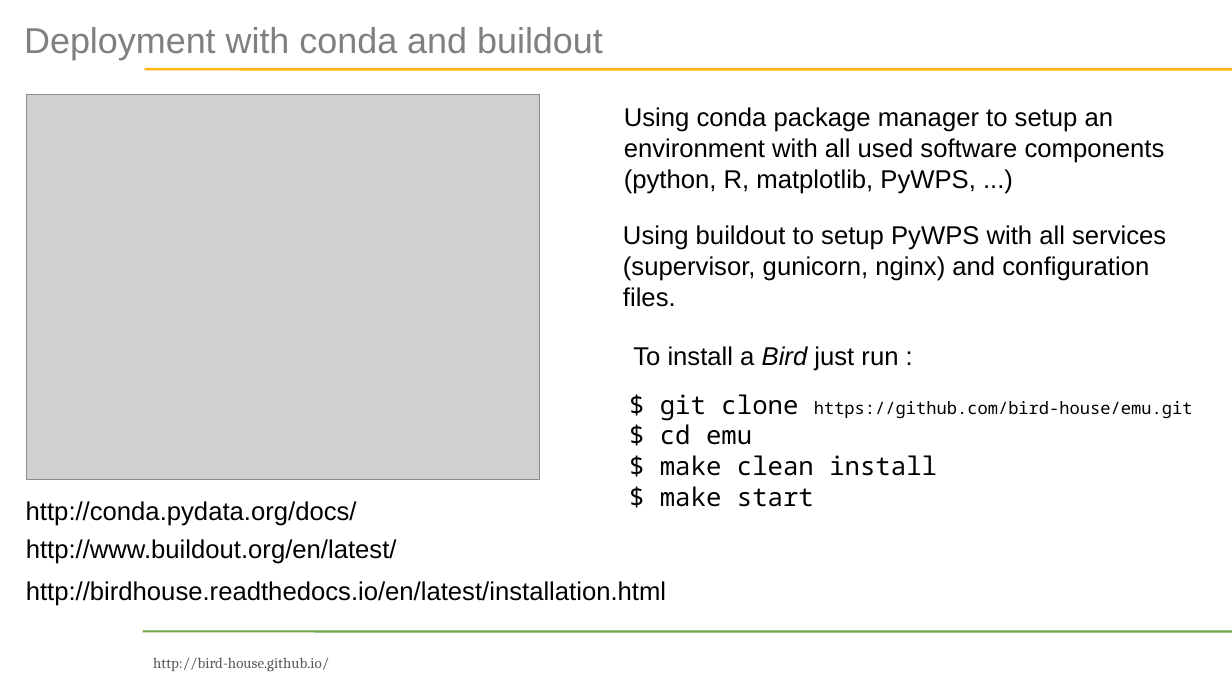
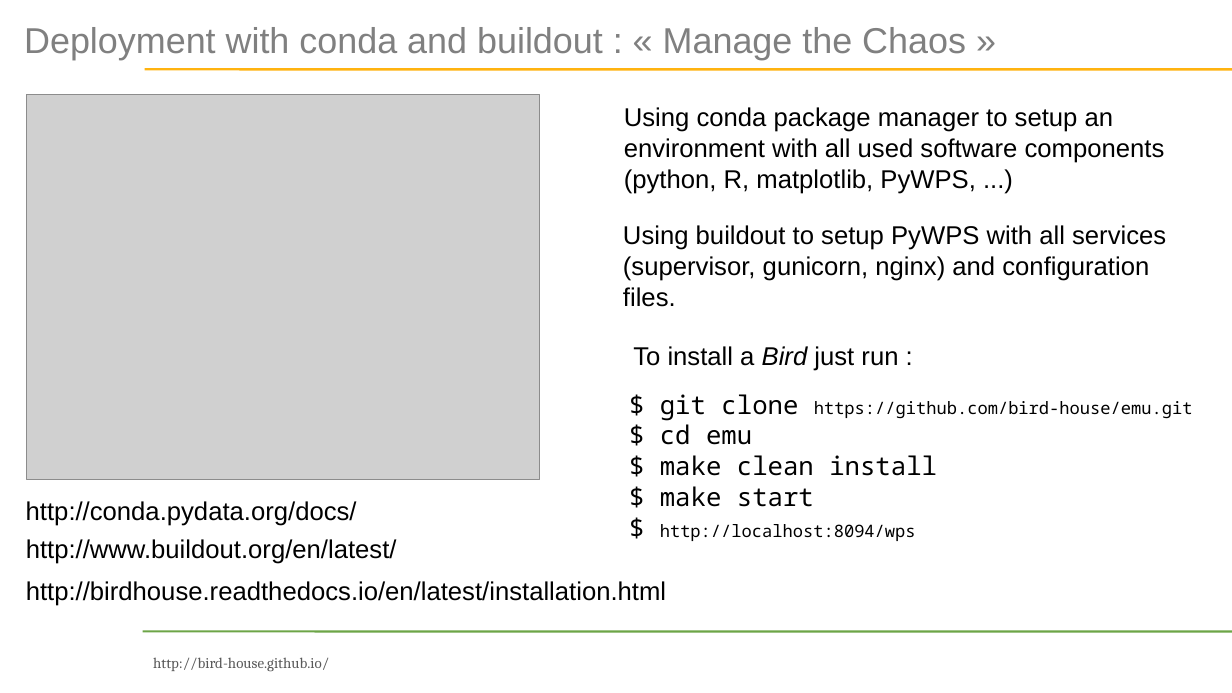
Before and after one commit to bird-house/birdhouse-docs, a slide deck: slide 10 of slides/birdhouse-esgf-f2f-2016/birdhouse-esgf-f2f-2016.odp. Drawn at 1232x693 pixels with LibreOffice and Linux fonts; fonts in the diff are those of the drawing; grey boxes stand for pictures; background and template pictures are left out. Boxes give left, top, right and bottom in pixels: in the first picture for what was removed or moved away, otherwise in the second. Text is boxed around its words. In the diff, an @@ line names an element or a change of style, - is before the commit and + after.

Commit message:
minor changes on slides

```diff
--- a/slides/birdhouse-esgf-f2f-2016/birdhouse-esgf-f2f-2016.odp
+++ b/slides/birdhouse-esgf-f2f-2016/birdhouse-esgf-f2f-2016.odp
@@ text at bbox=[24, 27, 966, 60]: text changed @@
-Deployment with conda and buildout
+Deployment with conda and buildout : « Manage the Chaos »
@@ text at bbox=[660, 524, 916, 541]: paragraph added @@
+$ http://localhost:8094/wps
```
Also in this commit, not shown: 2 other slides changed, 1 other file.
